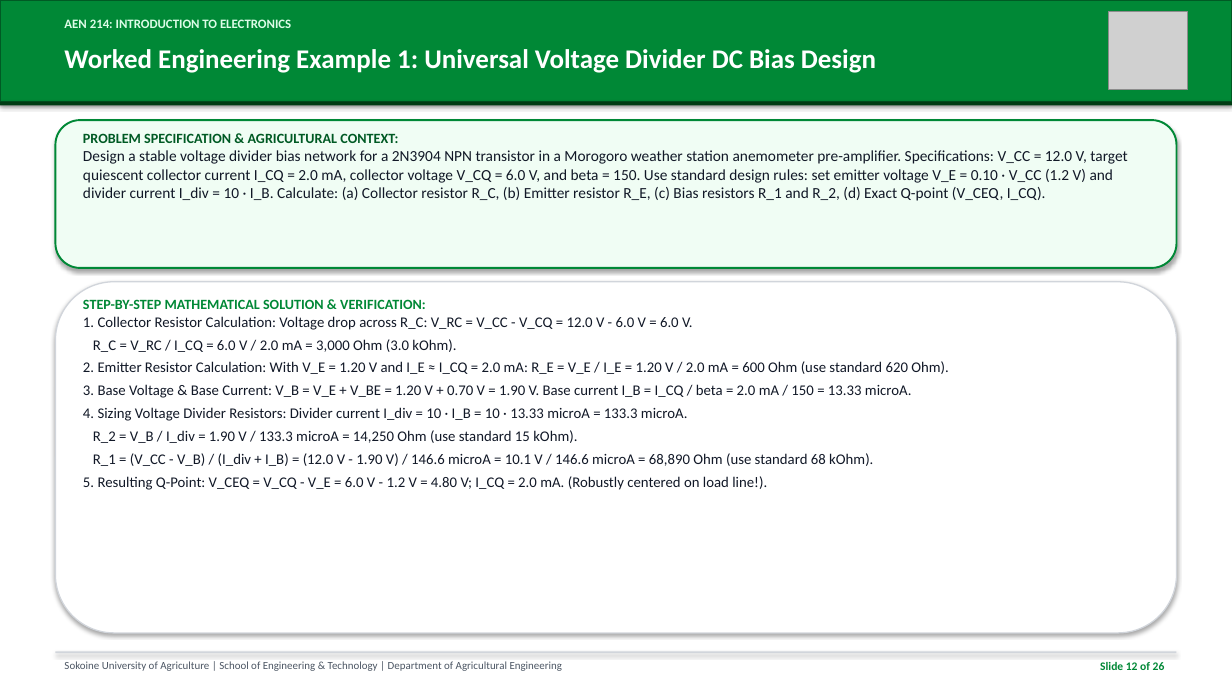
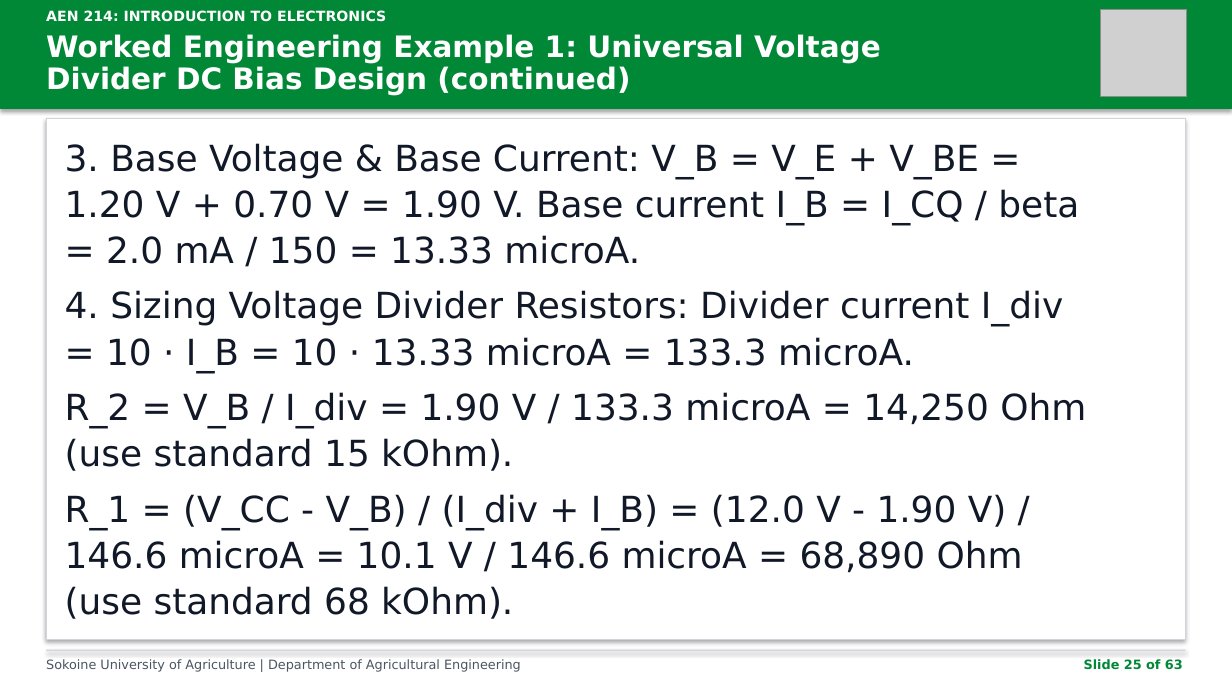
Before and after one commit to kadefue/Course_Notes, a slide deck: slide 25 of AEN 214/Lectures/AEN_214_Lecture_5.pptx (slide 12 before the commit). Drawn at 1232x693 pixels with LibreOffice and Linux fonts; fonts in the diff are those of the drawing; grey boxes stand for pictures. Boxes give left, top, right and bottom in pixels: in the first picture for what was removed or moved away, otherwise in the second. Text is boxed around its words. In the diff, an @@ line names an element or a change of style, - is before the commit and + after.

Commit message:
Refactor slide generation script and update lecture materials
- Updated README.md to include requirements for the slide generator.
- Refactored build_slides.py to improve readability and maintainability.
- Enhanced slide layout and design for better presentation quality.
- Added functionality to generate slides in a specified output directory.
- Updated lecture content for Lectures 8 and 9 in PDF and PPTX formats.

```diff
--- a/AEN 214/Lectures/AEN_214_Lecture_5.pptx
+++ b/AEN 214/Lectures/AEN_214_Lecture_5.pptx
@@ rectangle resized from (x1=0, y1=0, x2=1232, y2=102) to (x1=0, y1=0, x2=1232, y2=109) @@
@@ rectangle at (x1=0, y1=0, x2=1232, y2=109): outline #005A24 1.5 pt to none @@
@@ text "AEN 214: INTRODUCTION TO ELECTRONICS" moved from (x1=64, y1=19, x2=291, y2=28) to (x1=46, y1=10, x2=386, y2=22) @@
@@ text "AEN 214: INTRODUCTION TO ELECTRONICS" at (x1=46, y1=10, x2=386, y2=22): size 10 to 11 pt, font Calibri to DejaVu Sans, text colour #DCFCE7 to #FFFFFF @@
@@ picture resized from (x1=1109, y1=11, x2=1188, y2=90) to (x1=1100, y1=9, x2=1187, y2=96) @@
@@ text at (x1=46, y1=34, x2=881, y2=95): text changed; size 21 to 23 pt; font Calibri to DejaVu Sans @@
-Worked Engineering Example 1: Universal Voltage Divider DC Bias Design
+Worked Engineering Example 1: Universal Voltage
+Divider DC Bias Design (continued)
@@ rectangle removed at (x1=0, y1=102, x2=1232, y2=105) @@
@@ rectangle added at (x1=46, y1=118, x2=1186, y2=640), fill #FFFFFF, outline #D1D5DB 0.75 pt @@
@@ rounded rectangle removed at (x1=55, y1=120, x2=1177, y2=268) @@
@@ text added at (x1=65, y1=143, x2=1079, y2=264), 28 pt, text #111827 @@
+3. Base Voltage & Base Current: V_B = V_E + V_BE =
+1.20 V + 0.70 V = 1.90 V. Base current I_B = I_CQ / beta
+= 2.0 mA / 150 = 13.33 microA.
@@ text removed at (x1=83, y1=133, x2=1127, y2=201) @@
-PROBLEM SPECIFICATION & AGRICULTURAL CONTEXT:
-Design a stable voltage divider bias network for a 2N3904 NPN transistor in a Morogoro weather station anemometer pre-amplifier. Specifications: V_CC = 12.0 V, target quiescent collector current I_CQ = 2.0 mA, collector voltage V_CQ = 6.0 V, and beta = 150. Use standard design rules: set emitter voltage V_E = 0.10 · V_CC (1.2 V) and divider current I_div = 10 · I_B. Calculate: (a) Collector resistor R_C, (b) Emitter resistor R_E, (c) Bias resistors R_1 and R_2, (d) Exact Q-point (V_CEQ, I_CQ).
@@ rounded rectangle removed at (x1=55, y1=282, x2=1177, y2=633) @@
@@ text added at (x1=65, y1=290, x2=1063, y2=373), 28 pt, text #111827 @@
+4. Sizing Voltage Divider Resistors: Divider current I_div
+= 10 · I_B = 10 · 13.33 microA = 133.3 microA.
@@ text removed at (x1=83, y1=299, x2=949, y2=490) @@
-STEP-BY-STEP MATHEMATICAL SOLUTION & VERIFICATION:
-1. Collector Resistor Calculation: Voltage drop across R_C: V_RC = V_CC - V_CQ = 12.0 V - 6.0 V = 6.0 V.
-R_C = V_RC / I_CQ = 6.0 V / 2.0 mA = 3,000 Ohm (3.0 kOhm).
-2. Emitter Resistor Calculation: With V_E = 1.20 V and I_E ≈ I_CQ = 2.0 mA: R_E = V_E / I_E = 1.20 V / 2.0 mA = 600 Ohm (use standard 620 Ohm).
-3. Base Voltage & Base Current: V_B = V_E + V_BE = 1.20 V + 0.70 V = 1.90 V. Base current I_B = I_CQ / beta = 2.0 mA / 150 = 13.33 microA.
-4. Sizing Voltage Divider Resistors: Divider current I_div = 10 · I_B = 10 · 13.33 microA = 133.3 microA.
-R_2 = V_B / I_div = 1.90 V / 133.3 microA = 14,250 Ohm (use standard 15 kOhm).
-R_1 = (V_CC - V_B) / (I_div + I_B) = (12.0 V - 1.90 V) / 146.6 microA = 10.1 V / 146.6 microA = 68,890 Ohm (use standard 68 kOhm).
-5. Resulting Q-Point: V_CEQ = V_CQ - V_E = 6.0 V - 1.2 V = 4.80 V; I_CQ = 2.0 mA. (Robustly centered on load line!).
@@ text added at (x1=65, y1=392, x2=1086, y2=471), 28 pt, text #111827 @@
+R_2 = V_B / I_div = 1.90 V / 133.3 microA = 14,250 Ohm
+(use standard 15 kOhm).
@@ text added at (x1=65, y1=494, x2=1023, y2=619), 28 pt, text #111827 @@
+R_1 = (V_CC - V_B) / (I_div + I_B) = (12.0 V - 1.90 V) /
+146.6 microA = 10.1 V / 146.6 microA = 68,890 Ohm
+(use standard 68 kOhm).
@@ rectangle resized from (x1=55, y1=652, x2=1177, y2=653) to (x1=46, y1=650, x2=1186, y2=651) @@
@@ text at (x1=46, y1=659, x2=521, y2=672): text changed; size 8.5 to 10 pt; font Calibri to DejaVu Sans @@
-Sokoine University of Agriculture | School of Engineering & Technology | Department of Agricultural Engineering
+Sokoine University of Agriculture | Department of Agricultural Engineering
@@ text at (x1=1084, y1=659, x2=1183, y2=669): text changed; size 9 to 10 pt; font Calibri to DejaVu Sans @@
-Slide 12 of 26
+Slide 25 of 63
```
Also in this commit, not shown: 25 other slides changed, 37 slides added, 19 other files.
